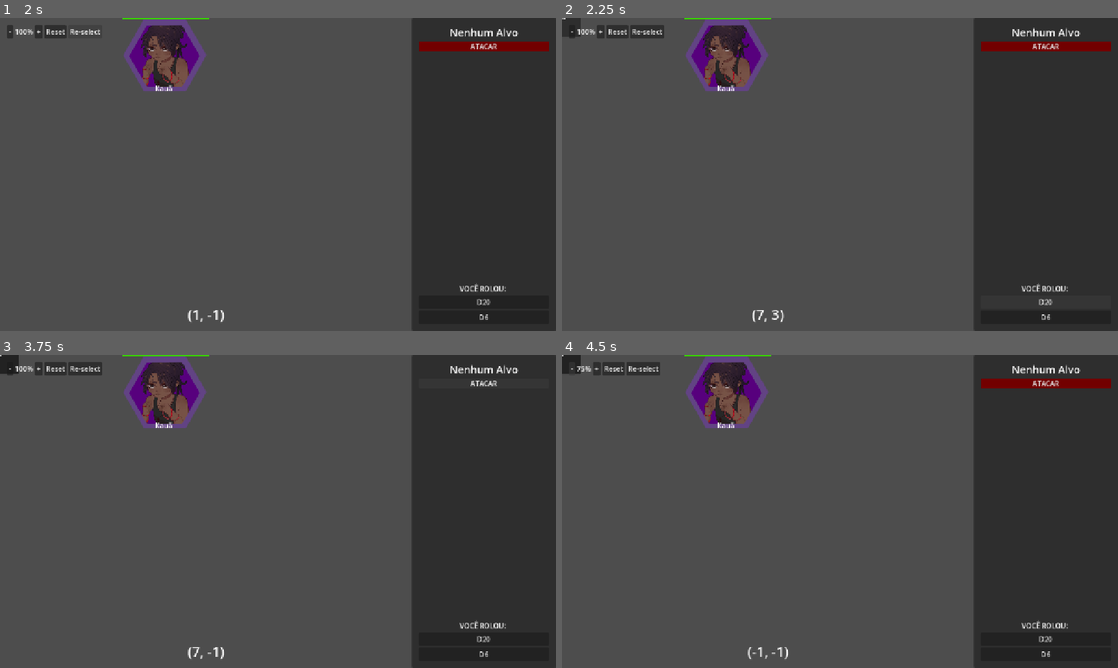
Above: before the commit, frames 1-4 (two rows, left to right).
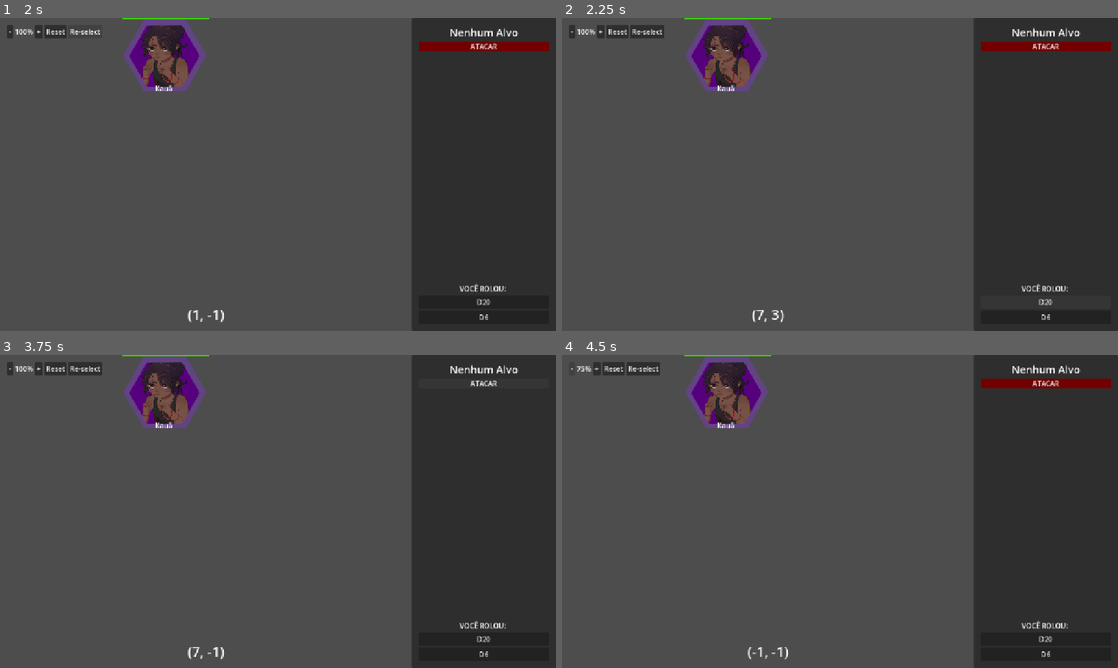
Above: after the commit, the same moments.

Repository: Ap0theosis/incrijord-rpg
Game: Godot game, scene res://main.tscn
Two runs of this game, one before a commit and one after it. Both use one fixed random seed, a clock stepped at 60 frames per second and the inputs below. This scene is started directly instead of the project's main scene. The engine's default icon, where the game draws it, is replaced by a stand-in: a white triangle on a blue panel in a dark square.
Inputs (mouse positions are in pixels of both pictures, inside the frame that each line leads up to):
- Up to frame 1 (2 s): click (166, 55) at 0.5 s; click "Re-select" at 1.25 s
- Up to frame 2 (2.25 s): click "D20" at 2 s
- Up to frame 3 (3.75 s): click "D6" at 2.75 s; click "ATACAR" at 3.5 s
- Up to frame 4 (4.5 s): click "-" at 4.25 s

Frame 1 is identical in both runs. In frame 2, 0.2% of the frame differs, in the area x 0-4%, y 0-6%; in frame 3, 0.2%; in frame 4, 0.2%.
Error before the commit: Invalid call. Nonexistent function 'attack' in base 'Nil'. (res://main.gd:66)

Commit message:
finalização multiplayer e sincronização

Diff:
--- a/dices/dices.gd
+++ b/dices/dices.gd
@@ -3,35 +3,14 @@
 @onready var label_2: Label = $VBoxContainer/Label2
 
 func _ready() -> void:
+	global_position.y -= 150
 	roll_d20()
 
 func roll_d20() -> void:
-	var rng = randi_range(1, 20)
-	label_2.text = str(rng)
-	await get_tree().create_timer(0.1).timeout
-	rng = randi_range(1, 20)
-	label_2.text = str(rng)
-	await get_tree().create_timer(0.1).timeout
-	rng = randi_range(1, 20)
-	label_2.text = str(rng)
-	await get_tree().create_timer(0.1).timeout
-	rng = randi_range(1, 20)
-	label_2.text = str(rng)
-	await get_tree().create_timer(0.1).timeout
-	rng = randi_range(1, 20)
-	label_2.text = str(rng)
-	await get_tree().create_timer(0.1).timeout
-	rng = randi_range(1, 20)
-	label_2.text = str(rng)
-	await get_tree().create_timer(0.1).timeout
-	rng = randi_range(1, 20)
-	label_2.text = str(rng)
-	await get_tree().create_timer(0.1).timeout
-	rng = randi_range(1, 20)
-	label_2.text = str(rng)
-	await get_tree().create_timer(0.1).timeout
-	rng = randi_range(1, 20)
-	label_2.text = str(rng)
+	for i in range(10):
+		var rng = randi_range(1, 20)
+		label_2.text = str(rng)
+		await get_tree().create_timer(0.1).timeout
 
 
 func _on_button_pressed() -> void:
--- a/dices/dices.tscn
+++ b/dices/dices.tscn
@@ -1,6 +1,11 @@
 [gd_scene format=3 uid="uid://1fs8q7xwr4mr"]
 
 [ext_resource type="Script" uid="uid://cr7llbcgpklcy" path="res://dices/dices.gd" id="1_gvcav"]
+
+[sub_resource type="SceneReplicationConfig" id="SceneReplicationConfig_gvcav"]
+properties/0/path = NodePath("VBoxContainer/Label2:text")
+properties/0/spawn = true
+properties/0/replication_mode = 1
 
 [node name="Dices" type="Node2D" unique_id=280438550]
 script = ExtResource("1_gvcav")
@@ -39,5 +44,8 @@
 one_shot = true
 autostart = true
 
+[node name="MultiplayerSynchronizer" type="MultiplayerSynchronizer" parent="." unique_id=1911045720]
+replication_config = SubResource("SceneReplicationConfig_gvcav")
+
 [connection signal="pressed" from="Button" to="." method="_on_button_pressed"]
 [connection signal="timeout" from="Timer" to="." method="_on_timer_timeout"]
--- a/main.gd
+++ b/main.gd
@@ -14,9 +14,7 @@
 var zoom = 100
 var selected = null
 
-const DICES = preload("res://dices/dices.tscn")
-
-func _process(delta: float) -> void:
+func _process(_delta: float) -> void:
 	mouse_pos_label.text = str(hex_grid.local_to_map(get_global_mouse_position()))
 
 func _on_zoom_out_pressed() -> void:
@@ -36,22 +34,7 @@
 	zoom = 100
 	zoom_value.text = str(str(zoom) + "%")
 
-func _on_roll_20_pressed() -> void:
-	var new_dice = DICES.instantiate()
-	if selected:
-		new_dice.global_position.y -= 150
-		selected.add_child(new_dice)
-		return
-	#new_dice.global_position = camera.global_position
-	get_tree().current_scene.add_child(new_dice)
 
-func _on_roll_6_pressed() -> void:
-	var new_dice = DICES.instantiate()
-	#new_dice.global_position = camera.global_position
-	if selected:
-		new_dice.global_position = selected.global_position
-		new_dice.global_position.y -= 200
-	get_tree().current_scene.add_child(new_dice)
 
 func _on_selected_token(id) -> void:
 	for child in $Tokens.get_children():
@@ -63,11 +46,22 @@
 			selected_name.text = selected.token_name
 
 func _on_selected_attack_button_down() -> void:
-	selected.attack()
+	if selected:
+		selected.attack()
 
 func _on_target_reset_pressed() -> void:
 	for child in $Tokens.get_children():
 		child.selected = false
 		child.update_hud()
+	for child in $TargetMarkers.get_children():
+		child.queue_free()
 	selected = null
 	selected_name.text = "Nenhum Alvo"
+
+func _on_roll_20_pressed() -> void:
+	if selected:
+		selected.spawn_dice.rpc("d20")
+
+func _on_roll_6_pressed() -> void:
+	if selected:
+		selected.spawn_dice.rpc("d6")
--- a/main.tscn
+++ b/main.tscn
@@ -2,6 +2,7 @@
 
 [ext_resource type="Script" uid="uid://br8hw6kqcdex3" path="res://main.gd" id="1_0xm2m"]
 [ext_resource type="PackedScene" uid="uid://d02ktuuko3f6" path="res://token/token.tscn" id="1_ig7tw"]
+[ext_resource type="Texture2D" uid="uid://duhfgbow263y4" path="res://data/background/prova1.jpg" id="2_7mycd"]
 [ext_resource type="Texture2D" uid="uid://d0o48768pmikv" path="res://data/icons/allace-icon.png" id="3_1bvp3"]
 [ext_resource type="Texture2D" uid="uid://ddfh4sb1gw0g0" path="res://data/icons/delabru-icon.png" id="4_lquwl"]
 [ext_resource type="Texture2D" uid="uid://d6adlucafrgp" path="res://data/icons/kaua-icon.png" id="5_lquwl"]
@@ -20,7 +21,13 @@
 [node name="MultiplayerSpawner" type="MultiplayerSpawner" parent="." unique_id=297530759]
 _spawnable_scenes = PackedStringArray("uid://blbk3ydylp1pr")
 spawn_path = NodePath("../Players")
-spawn_limit = 2
+
+[node name="Background" type="Node2D" parent="." unique_id=853342755]
+
+[node name="Prova1" type="Sprite2D" parent="Background" unique_id=87820001]
+position = Vector2(-2330, -581)
+scale = Vector2(2.153646, 2.1536458)
+texture = ExtResource("2_7mycd")
 
 [node name="TileMapLayer" type="TileMapLayer" parent="." unique_id=1703539940 groups=["grid"]]
 tile_set = SubResource("TileSet_ghksg")
--- a/multiplayer/Rede.gd
+++ b/multiplayer/Rede.gd
@@ -1,7 +1,7 @@
 extends Node
 
 const PORT = 8080
-const ADDRESS = "127.0.0.1"
+const ADDRESS = "26.61.222.217"
 const PLAYER_CAM = preload("res://multiplayer/player_cam.tscn")
 
 var spawn_node = null
@@ -24,7 +24,7 @@
 	print("Host criado!")
 
 	multiplayer.peer_connected.connect(adicionar_jogador)
-	#multiplayer.peer_disconnected.connect(remover_jogador)
+	multiplayer.peer_disconnected.connect(remover_jogador)
 
 	iniciar_partida()
 	await get_tree().create_timer(0.1).timeout
@@ -73,3 +73,9 @@
 		#print("Câmera do jogador ", id, " adicionada com sucesso em main/Players!")
 	#else:
 		#print("ERRO: Nó 'Players' não foi encontrado na cena atual!")
+
+func remover_jogador(id: int):
+	print("Player %s left the game!" % id)
+	if not spawn_node.has_node(str(id)):
+		return
+	spawn_node.get_node(str(id)).queue_free()
--- a/multiplayer/player_cam.gd
+++ b/multiplayer/player_cam.gd
@@ -8,7 +8,6 @@
 		player_id = id
 
 func _ready():
-	# Define quem manda nesta câmera com base no nome do nó (ID da rede)
 	set_multiplayer_authority(name.to_int())
 
 	# Se for a MINHA câmera, eu ativo ela. Se for do outro, desativo para não dar conflito
--- a/project.godot
+++ b/project.godot
@@ -23,6 +23,7 @@
 
 window/size/viewport_width=1280
 window/size/viewport_height=720
+window/size/initial_position_type=0
 window/stretch/mode="canvas_items"
 window/stretch/aspect="expand"
 
--- a/token/target_marker.gd
+++ b/token/target_marker.gd
@@ -6,12 +6,12 @@
 
 @onready var target_markers: Node2D = $".."
 
+func _on_area_2d_area_entered(area: Area2D) -> void:
+	target = area.get_parent()
+
 func _on_button_pressed() -> void:
-	if target:
-		if target.has_method("take_damage"):
-			target.take_damage(power)
+	if target and target.has_method("take_damage"):
+		target.take_damage.rpc(power)
+
 	for i in target_markers.get_children():
 		i.queue_free()
-
-func _on_area_2d_area_entered(area: Area2D) -> void:
-	target = area.get_parent()
--- a/token/token.gd
+++ b/token/token.gd
@@ -7,10 +7,12 @@
 var hex_grid : TileMapLayer = null
 var last_coor : Vector2 = Vector2(0, 0)
 
+const DICES = preload("res://dices/dices.tscn")
+
 @export var health = 16
 @export var max_health = 16
 @export var moves = 40
-@export var move_range = 10
+@export var move_range = 1
 @export var attack_range = 2
 @export var power = 4
 
@@ -45,7 +47,11 @@
 
 func _process(_delta: float) -> void:
 	if is_dragging:
-		global_position = get_global_mouse_position()
+		var mouse_pos = get_global_mouse_position()
+		if multiplayer.is_server():
+			global_position = mouse_pos
+		else:
+			rpc_id(1, "atualizar_arrasto_tempo_real", mouse_pos)
 
 func _on_button_button_down() -> void:
 	if not selected:
@@ -59,60 +65,19 @@
 
 func _on_button_button_up() -> void:
 	is_dragging = false
-
 	if hex_grid:
 		var self_coor = hex_grid.local_to_map(global_position)
 		var can_move_to = []
 		for child in grid_markers.get_children():
 			if child.parent == self:
-				can_move_to.append(hex_grid.local_to_map(child.global_position))
-		print("Última posição: %s\nMovimentos possíveis: %s\nTentou se mover para: %s" % [last_coor, can_move_to, self_coor])
-		if not can_move_to.has(self_coor):
-			global_position = hex_grid.map_to_local(last_coor)
-			clear_marker()
-			return
-
-		if moves > 0:
-			moves -= 1
-			snap_to_grid()
-			update_hud()
-			clear_marker()
-			return
-		global_position = hex_grid.map_to_local(last_coor)
+				can_move_to.append(Vector2i(hex_grid.local_to_map(child.global_position)))
 		clear_marker()
-
-		rpc_id(1, "solicitar_movimento_no_servidor", self_coor, can_move_to)
+		rpc_id(1, "finalizar_movimento_no_servidor", Vector2i(self_coor), can_move_to)
 	else:
 		print("Grid não encontrada!")
 
-# --- FUNÇÕES DE REDE (RPC) ---
-
-# Esta função roda APENAS no Host ("any_peer" permite que clientes chamem ela)
-@rpc("any_peer", "call_local", "reliable")
-func solicitar_movimento_no_servidor(destino_coor: Vector2, caminhos_validos: Array):
-	if not multiplayer.is_server():
-		return
-
-	# O Host verifica se a posição enviada é válida e se há movimentos restantes
-	if caminhos_validos.has(destino_coor) and moves > 0:
-		moves -= 1
-		global_position = hex_grid.map_to_local(destino_coor)
-		last_coor = destino_coor
-	else:
-		# Se for inválido, o Host força a peça a voltar para a última coordenada salva
-		global_position = hex_grid.map_to_local(last_coor)
-
-	# Avisamos a todos os jogadores para atualizarem suas interfaces de texto/vida/movimento
-	rpc("atualizar_clientes")
-
-# Esta função roda em TODO MUNDO após o Host terminar de mexer na peça
-@rpc("authority", "call_local", "reliable")
-func atualizar_clientes():
-	update_hud()
-
-# ----------------------------
-
 func snap_to_grid() -> void:
+	print("snap grid")
 	var self_coor = hex_grid.local_to_map(global_position)
 	global_position = hex_grid.map_to_local(self_coor)
 	last_coor = hex_grid.local_to_map(global_position)
@@ -122,14 +87,10 @@
 		return
 
 	var center_cell = hex_grid.local_to_map(global_position)
-	# Usamos um dicionário como um "Set" para garantir que nenhuma posição se repita
 	var visited = {}
-
-	# Filas para controlar a expansão por passos (range)
 	var current_fringe = [center_cell]
 	visited[center_cell] = true
 
-	# Loop para cada ponto de alcance (move_range)
 	for step in range(move_range):
 		var next_fringe = []
 
@@ -139,14 +100,8 @@
 				if not visited.has(neighbor):
 					visited[neighbor] = true
 					next_fringe.append(neighbor)
-
-		# A próxima camada se torna a camada atual para o próximo passo
 		current_fringe = next_fringe
-
-	# Agora pegamos todas as chaves do dicionário (que são as posições únicas)
 	var pos_to_spawn = visited.keys()
-
-	# Se você NÃO quiser incluir a célula central onde o personagem está:
 	pos_to_spawn.erase(center_cell)
 
 	for pos in pos_to_spawn:
@@ -175,7 +130,6 @@
 	$Token/Bars.position.y += 30
 
 func attack() -> void:
-	#var target_distance = abs(tile_a.x - tile_b.x) + abs(tile_a.y - tile_b.y)
 	var center_cell = hex_grid.local_to_map(global_position)
 	var visited = {}
 	var current_fringe = [center_cell]
@@ -183,6 +137,7 @@
 
 	for step in range(attack_range):
 		var next_fringe = []
+
 		for cell in current_fringe:
 			var neighbors = hex_grid.get_surrounding_cells(cell)
 			for neighbor in neighbors:
@@ -200,11 +155,47 @@
 		new_marker.power = power
 		target_markers.add_child(new_marker)
 
+# --- FUNÇÕES DE REDE (RPC) ---
+# "authority" significa: apenas o Servidor/Host pode mandar os outros executarem.
+# "call_local" significa: o Host também vai rodar essa função na tela dele.
+# "reliable" significa: o pacote de dados TEM que chegar (essencial para status/vida).
+
+@rpc("any_peer", "call_local", "reliable")
 func take_damage(amount: int) -> void:
-	if multiplayer.is_server():
-		health -= amount
-		rpc("atualizar_clientes")
-
+	if not multiplayer.is_server():
+		return
+	health -= amount
+	update_hud.rpc()
+
+@rpc("any_peer", "unreliable")
+func atualizar_arrasto_tempo_real(new_pos: Vector2):
+	if not multiplayer.is_server():
+		return
+	global_position = new_pos
+
+@rpc("any_peer", "call_local", "reliable")
+func finalizar_movimento_no_servidor(self_coor: Vector2i, can_move_to: Array):
+	if not multiplayer.is_server():
+		return
+
+	if can_move_to.has(self_coor) and moves > 0:
+		moves -= 1
+		global_position = hex_grid.map_to_local(self_coor)
+		last_coor = self_coor
+	else:
+		global_position = hex_grid.map_to_local(last_coor)
+
+	update_hud.rpc()
+
+@rpc("any_peer", "call_local")
+func spawn_dice(_type):
+	if not multiplayer.is_server():
+		return
+
+	var new_dice = DICES.instantiate()
+	$Dices.add_child(new_dice)
+
+@rpc("authority", "call_local", "reliable")
 func update_hud() -> void:
 	moves_value.text = str(moves)
 	hp_label.text = str(health)
--- a/token/token.tscn
+++ b/token/token.tscn
@@ -4,18 +4,6 @@
 [ext_resource type="Texture2D" uid="uid://et8ct8ww2osu" path="res://token/hex.png" id="2_tjkmq"]
 [ext_resource type="Texture2D" uid="uid://oqntmadkr0xb" path="res://token/hex-mask.png" id="3_golxd"]
 [ext_resource type="Texture2D" uid="uid://dd3nc043vyxjc" path="res://icon.svg" id="4_oriu4"]
-
-[sub_resource type="StyleBoxFlat" id="StyleBoxFlat_ghksg"]
-bg_color = Color(0.22352941, 0.80784315, 0, 1)
-
-[sub_resource type="StyleBoxFlat" id="StyleBoxFlat_yfd23"]
-bg_color = Color(0.4630264, 0.40817776, 0.9999828, 1)
-
-[sub_resource type="StyleBoxFlat" id="StyleBoxFlat_3v8uw"]
-bg_color = Color(0.72510576, 0.4307525, 1, 1)
-
-[sub_resource type="CircleShape2D" id="CircleShape2D_g4v7s"]
-radius = 37.01351
 
 [sub_resource type="SceneReplicationConfig" id="SceneReplicationConfig_gm8bg"]
 properties/0/path = NodePath(".:position")
@@ -23,13 +11,38 @@
 properties/0/replication_mode = 1
 properties/1/path = NodePath(".:health")
 properties/1/spawn = true
-properties/1/replication_mode = 1
+properties/1/replication_mode = 2
 properties/2/path = NodePath(".:moves")
 properties/2/spawn = true
-properties/2/replication_mode = 1
+properties/2/replication_mode = 2
+properties/3/path = NodePath("Token/Bars/HpBar:value")
+properties/3/spawn = true
+properties/3/replication_mode = 2
+properties/4/path = NodePath("Token/Bars/HpBar/HpContainer/Hp:text")
+properties/4/spawn = true
+properties/4/replication_mode = 2
+
+[sub_resource type="StyleBoxFlat" id="StyleBoxFlat_ghksg"]
+bg_color = Color(0.22352941, 0.80784315, 0, 1)
+
+[sub_resource type="StyleBoxFlat" id="StyleBoxFlat_yfd23"]
+bg_color = Color(0.4630264, 0.40817776, 0.9999828, 1)
+
+[sub_resource type="StyleBoxFlat" id="StyleBoxFlat_3v8uw"]
+bg_color = Color(0.72510576, 0.4307525, 1, 1)
+
+[sub_resource type="CircleShape2D" id="CircleShape2D_g4v7s"]
+radius = 37.01351
 
 [node name="Token" type="Node2D" unique_id=1425657095]
 script = ExtResource("1_gm8bg")
+
+[node name="MultiplayerSynchronizer" type="MultiplayerSynchronizer" parent="." unique_id=2064956071]
+replication_config = SubResource("SceneReplicationConfig_gm8bg")
+
+[node name="DiceSpawner" type="MultiplayerSpawner" parent="." unique_id=1626503408]
+_spawnable_scenes = PackedStringArray("uid://1fs8q7xwr4mr")
+spawn_path = NodePath("../Dices")
 
 [node name="Button" type="Button" parent="." unique_id=542862556]
 offset_left = -78.0
@@ -265,8 +278,7 @@
 [node name="CollisionShape2D" type="CollisionShape2D" parent="Area2D" unique_id=1742118865]
 shape = SubResource("CircleShape2D_g4v7s")
 
-[node name="MultiplayerSynchronizer" type="MultiplayerSynchronizer" parent="." unique_id=2064956071]
-replication_config = SubResource("SceneReplicationConfig_gm8bg")
+[node name="Dices" type="Node2D" parent="." unique_id=1010266185]
 
 [connection signal="button_down" from="Button" to="." method="_on_button_button_down"]
 [connection signal="button_up" from="Button" to="." method="_on_button_button_up"]
Binary file added: data/background/prova1.jpg
Not shown, added: data/background/prova1.jpg.import
